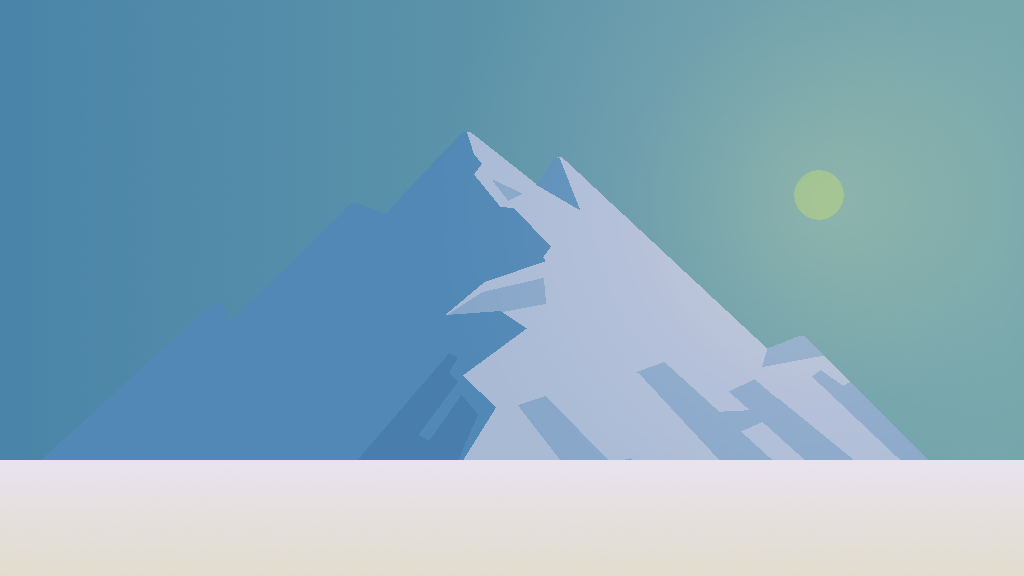
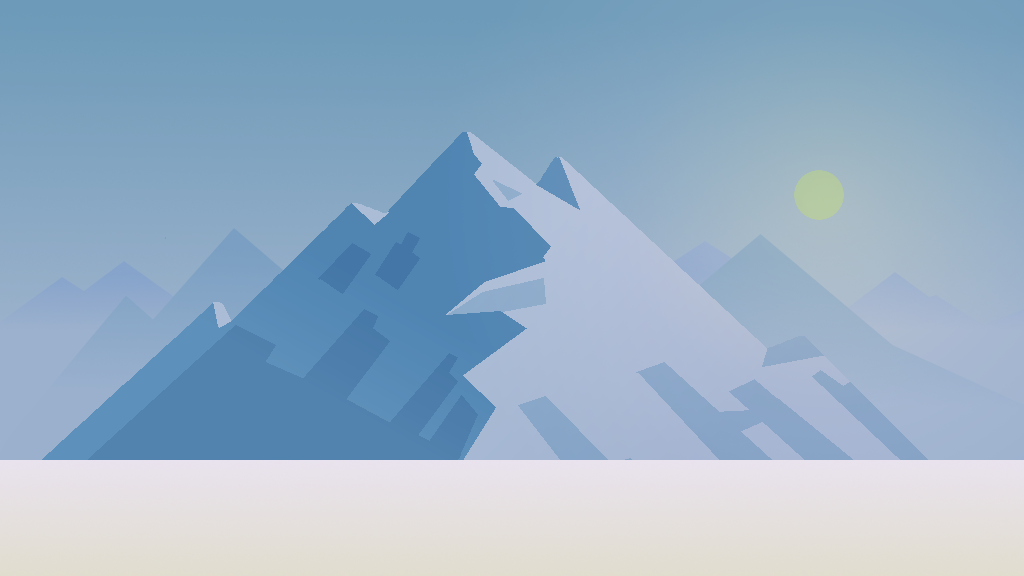
Comparing the layer stacks of the two 1024 × 576 images. Changes:
renamed "Mountains" to "Mountain", painted on it over (x1=14, y1=132, x2=931, y2=460)
added layer "Background Mountains" above "Background Background Mountains" over (x1=0, y1=228, x2=1024, y2=460)
added layer "Background Background Mountains" above "Background" over (x1=0, y1=241, x2=1024, y2=460)
painted on "Background" over (x1=0, y1=0, x2=1024, y2=460)
